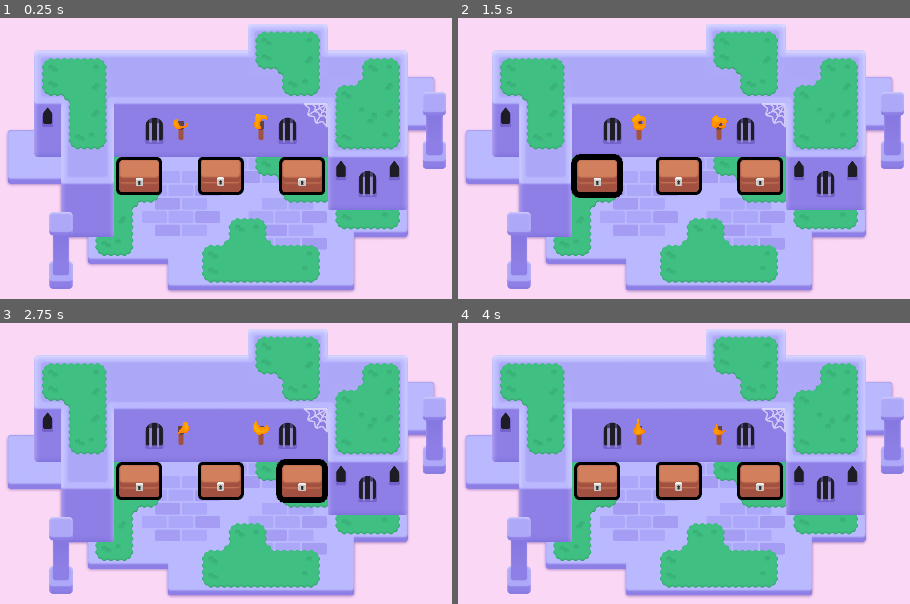
Above: before the commit, frames 1-4 (two rows, left to right).
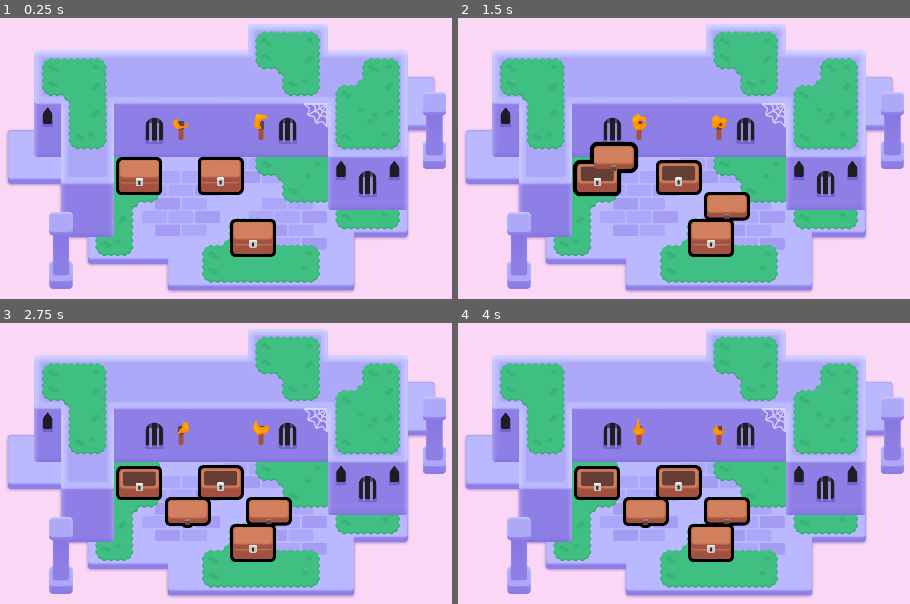
Above: after the commit, the same moments.

Repository: BombyDee/2d-GameDev-Course
Game: Godot game, scene res://lessons/mini_dungeon.tscn
The game is run twice, just before and just after one commit, with the same random seed, the same clock (stepped at 60 frames per second) and the same inputs.
Inputs (mouse positions are in pixels of both pictures, inside the frame that each line leads up to):
- Up to frame 1 (0.25 s): no input
- Up to frame 2 (1.5 s): tap Enter at 0.5 s; move the mouse to (679, 175) at 0.52 s; press the mouse at (679, 175) at 0.53 s; hold D (move_right) 0.53-1.28 s; tap Space at 0.77 s; move the mouse to (598, 175) at 1.27 s; release the mouse at (598, 175) at 1.28 s; hold S (move_down) from 1.28 s (still down); right-click (598, 175) at 1.35 s; click (598, 175) at 1.42 s
- Up to frame 3 (2.75 s): tap Space at 1.52 s; move the mouse to (302, 480) at 2.02 s; release S (move_down) at 2.03 s; hold D (move_right) from 2.03 s (still down); tap Z at 2.1 s; click (302, 480) at 2.17 s
- Up to frame 4 (4 s): move the mouse to (638, 570) at 2.77 s; release D (move_right) at 2.78 s; hold W (move_up) 2.78-3.53 s; click (638, 570) at 2.85 s; tap Space at 3.02, 3.77 s; move the mouse to (outside the picture) at 3.52 s; hold A (move_left) from 3.53 s (still down); hold Right mouse button (right_click) from 3.53 s (still down); click (outside the picture) at 3.67 s

The runs differ from the first frame. In frame 1, 2.7% of the frame differs, in the area x 50-72%, y 49-86%; in frame 2, 6.0%; in frame 3, 6.4%, in the area x 25-73%, y 48-86%; in frame 4, 6.0%.

Commit message:
L5. Open the chest

Diff:
--- a/M06.looting_workbook/lessons/chest/chest.gd
+++ b/M06.looting_workbook/lessons/chest/chest.gd
@@ -1,6 +1,8 @@
 extends Area2D
 
 @onready var canvas_group = $CanvasGroup
+@onready var animation_player: AnimationPlayer = $AnimationPlayer
+
 
 func _ready() -> void:
 	mouse_entered.connect(_on_mouse_entered)
@@ -17,3 +19,18 @@
 func _on_mouse_exited() -> void:
 	var tween := create_tween()
 	tween.tween_method(set_outline_thickness, 6.0, 3.0, 0.08)
+
+func _input_event(viewport: Node, event: InputEvent, shape_index: int):
+	var event_is_mouse_click: bool = (
+		event is InputEventMouseButton and
+		event.button_index == MOUSE_BUTTON_LEFT and
+		event.is_pressed()
+)
+
+	if event_is_mouse_click:
+		open()
+
+func open() -> void:
+	animation_player.play("open")
+
+	input_pickable = false
--- a/M06.looting_workbook/lessons/chest/chest.tscn
+++ b/M06.looting_workbook/lessons/chest/chest.tscn
@@ -16,6 +16,21 @@
 shader_parameter/line_thickness = 20.0
 shader_parameter/viewport_scale = Vector2(1, 1)
 
+[sub_resource type="Animation" id="Animation_hqc7q"]
+length = 0.001
+tracks/0/type = "value"
+tracks/0/imported = false
+tracks/0/enabled = true
+tracks/0/path = NodePath("CanvasGroup/Top:position")
+tracks/0/interp = 1
+tracks/0/loop_wrap = true
+tracks/0/keys = {
+"times": PackedFloat32Array(0),
+"transitions": PackedFloat32Array(1),
+"update": 0,
+"values": [Vector2(0, -49)]
+}
+
 [sub_resource type="Animation" id="Animation_7001s"]
 resource_name = "open"
 tracks/0/type = "value"
@@ -29,21 +44,6 @@
 "transitions": PackedFloat32Array(1, 1, 1),
 "update": 0,
 "values": [Vector2(0, -49), Vector2(79, -115), Vector2(116, 36)]
-}
-
-[sub_resource type="Animation" id="Animation_hqc7q"]
-length = 0.001
-tracks/0/type = "value"
-tracks/0/imported = false
-tracks/0/enabled = true
-tracks/0/path = NodePath("CanvasGroup/Top:position")
-tracks/0/interp = 1
-tracks/0/loop_wrap = true
-tracks/0/keys = {
-"times": PackedFloat32Array(0),
-"transitions": PackedFloat32Array(1),
-"update": 0,
-"values": [Vector2(0, -49)]
 }
 
 [sub_resource type="AnimationLibrary" id="AnimationLibrary_td4ml"]
--- a/M06.looting_workbook/lessons/mini_dungeon.tscn
+++ b/M06.looting_workbook/lessons/mini_dungeon.tscn
@@ -330,4 +330,4 @@
 position = Vector2(380, 278)
 
 [node name="Chest3" parent="." instance=ExtResource("7_s25mr")]
-position = Vector2(771, 278)
+position = Vector2(653, 426)
--- a/M06.looting_workbook/practices/L5.P1.open_the_door/door.gd
+++ b/M06.looting_workbook/practices/L5.P1.open_the_door/door.gd
@@ -4,6 +4,7 @@
 
 
 func _input_event(viewport: Node, event: InputEvent, shape_index: int):
+	animation_player.play("open")
 	# Complete this boolean expression to check if the input event is a left-mouse click.
 	var event_is_mouse_click: bool = (
 		false
@@ -11,3 +12,5 @@
 
 	if event_is_mouse_click:
 		pass
+
+	input_pickable = false
--- a/M06.looting_workbook/practices/L5.P1.open_the_door/door_open.tscn
+++ b/M06.looting_workbook/practices/L5.P1.open_the_door/door_open.tscn
@@ -1,9 +1,9 @@
-[gd_scene load_steps=9 format=3]
+[gd_scene load_steps=9 format=3 uid="uid://dtrqkh4otqckl"]
 
 [ext_resource type="Script" path="res://practices/L5.P1.open_the_door/door.gd" id="1_5kjh1"]
-[ext_resource type="Material" path="res://practices/L5.P1.open_the_door/material.tres" id="2_ddrka"]
-[ext_resource type="Texture2D" path="res://practices/L5.P1.open_the_door/door_hinge.png" id="3_21hrr"]
-[ext_resource type="Texture2D" path="res://practices/L5.P1.open_the_door/door_body.png" id="4_87sm3"]
+[ext_resource type="Material" uid="uid://bea3lj1m2qape" path="res://practices/L5.P1.open_the_door/material.tres" id="2_ddrka"]
+[ext_resource type="Texture2D" uid="uid://1t3pjx2jmrtp" path="res://practices/L5.P1.open_the_door/door_hinge.png" id="3_21hrr"]
+[ext_resource type="Texture2D" uid="uid://r0f5ky2kx4qc" path="res://practices/L5.P1.open_the_door/door_body.png" id="4_87sm3"]
 
 [sub_resource type="CapsuleShape2D" id="CapsuleShape2D_h3xna"]
 radius = 31.0
--- a/M06.looting_workbook/practices/L5.P1.open_the_door/open_the_door.tscn
+++ b/M06.looting_workbook/practices/L5.P1.open_the_door/open_the_door.tscn
@@ -1,17 +1,13 @@
-[gd_scene load_steps=4 format=3]
+[gd_scene load_steps=3 format=3 uid="uid://bbrt4ua2nq2d"]
 
-[ext_resource type="PackedScene" path="res://practices/L5.P1.open_the_door/door_open.tscn" id="1_jjcwt"]
-[ext_resource type="Script" path="res://practices/L5.P1.open_the_door/door.gd" id="2_761eb"]
-[ext_resource type="Texture2D" path="res://practices/L5.P1.open_the_door/wall.png" id="3_nmn4b"]
+[ext_resource type="PackedScene" uid="uid://dtrqkh4otqckl" path="res://practices/L5.P1.open_the_door/door_open.tscn" id="1_jjcwt"]
+[ext_resource type="Texture2D" uid="uid://dwbwn5t4dfiib" path="res://practices/L5.P1.open_the_door/wall.png" id="3_nmn4b"]
 
 [node name="OpenTheDoor" type="Node2D"]
 metadata/_edit_horizontal_guides_ = []
 
-[node name="DoorOpen" type="Area2D" parent="." instance=ExtResource("1_jjcwt")]
+[node name="DoorOpen" parent="." instance=ExtResource("1_jjcwt")]
 position = Vector2(960, 446.5)
-collision_layer = 2
-collision_mask = 0
-script = ExtResource("2_761eb")
 
 [node name="Wall" type="Sprite2D" parent="."]
 position = Vector2(959, 929.5)
--- a/M06.looting_workbook/practices/L5.P2.pop_the_balloon/balloon_pop.gd
+++ b/M06.looting_workbook/practices/L5.P2.pop_the_balloon/balloon_pop.gd
@@ -4,8 +4,9 @@
 func _input_event(viewport: Node, event: InputEvent, shape_index: int):
 	var event_is_mouse_release: bool = (
 		event is InputEventMouseButton
-		and event.button_index == MOUSE_BUTTON_LEFT
+		and event.button_index == MOUSE_BUTTON_LEFT and
+		event.is_released()
 	)
 
 	if event_is_mouse_release:
-		pass
+		queue_free()
--- a/M06.looting_workbook/practices/L5.P2.pop_the_balloon/balloon_pop.tscn
+++ b/M06.looting_workbook/practices/L5.P2.pop_the_balloon/balloon_pop.tscn
@@ -1,9 +1,9 @@
-[gd_scene load_steps=6 format=3]
+[gd_scene load_steps=6 format=3 uid="uid://dkwobdocf2upt"]
 
-[ext_resource type="Script" path="res://practices/L5.P2.pop_the_balloon/balloon_pop.gd" id="1_r5f1c"]
-[ext_resource type="Material" path="res://practices/L5.P2.pop_the_balloon/material.tres" id="2_2bj50"]
-[ext_resource type="Texture2D" path="res://practices/L5.P2.pop_the_balloon/balloon_tail.png" id="3_06qel"]
-[ext_resource type="Texture2D" path="res://practices/L5.P2.pop_the_balloon/balloon_top.png" id="4_tkh23"]
+[ext_resource type="Script" path="res://practices/L5.P2.pop_the_balloon/balloon_pop.gd" id="1_y778t"]
+[ext_resource type="Material" uid="uid://bh8me21qj0etl" path="res://practices/L5.P2.pop_the_balloon/material.tres" id="2_2bj50"]
+[ext_resource type="Texture2D" uid="uid://bnfm17ejohcbd" path="res://practices/L5.P2.pop_the_balloon/balloon_tail.png" id="3_06qel"]
+[ext_resource type="Texture2D" uid="uid://oyf7maqtrbvs" path="res://practices/L5.P2.pop_the_balloon/balloon_top.png" id="4_tkh23"]
 
 [sub_resource type="CapsuleShape2D" id="CapsuleShape2D_6fgqy"]
 radius = 47.0
--- a/M06.looting_workbook/practices/L5.P2.pop_the_balloon/pop_the_balloon.tscn
+++ b/M06.looting_workbook/practices/L5.P2.pop_the_balloon/pop_the_balloon.tscn
@@ -1,16 +1,13 @@
-[gd_scene load_steps=3 format=3]
+[gd_scene load_steps=3 format=3 uid="uid://dxgnmh88dedlm"]
 
-[ext_resource type="PackedScene" path="res://practices/L5.P2.pop_the_balloon/balloon_pop.tscn" id="1_enrvy"]
-[ext_resource type="Script" path="res://practices/L5.P2.pop_the_balloon/balloon_pop.gd" id="2_xkyg3"]
+[ext_resource type="PackedScene" uid="uid://yqq1k60o3i2s" path="res://addons/gdquest_practice_framework/practice_solutions/L5.P2.pop_the_balloon/balloon_pop.tscn" id="1_4tre6"]
+[ext_resource type="Script" path="res://practices/L5.P2.pop_the_balloon/balloon_pop.gd" id="2_r43kw"]
 
 [node name="PopTheBalloon" type="Node2D"]
 metadata/_edit_horizontal_guides_ = []
 
-[node name="BalloonPop" type="Area2D" parent="." instance=ExtResource("1_enrvy")]
-position = Vector2(960, 540)
-collision_layer = 2
-collision_mask = 0
-script = ExtResource("2_xkyg3")
+[node name="BalloonPop" parent="." instance=ExtResource("1_4tre6")]
+script = ExtResource("2_r43kw")
 
 [node name="ExtraVisuals" type="Node" parent="."]
 
Not shown: 1 places in M06.looting_workbook/practices/L5.P2.pop_the_balloon/balloon_pop.tscn that only renumber resources
